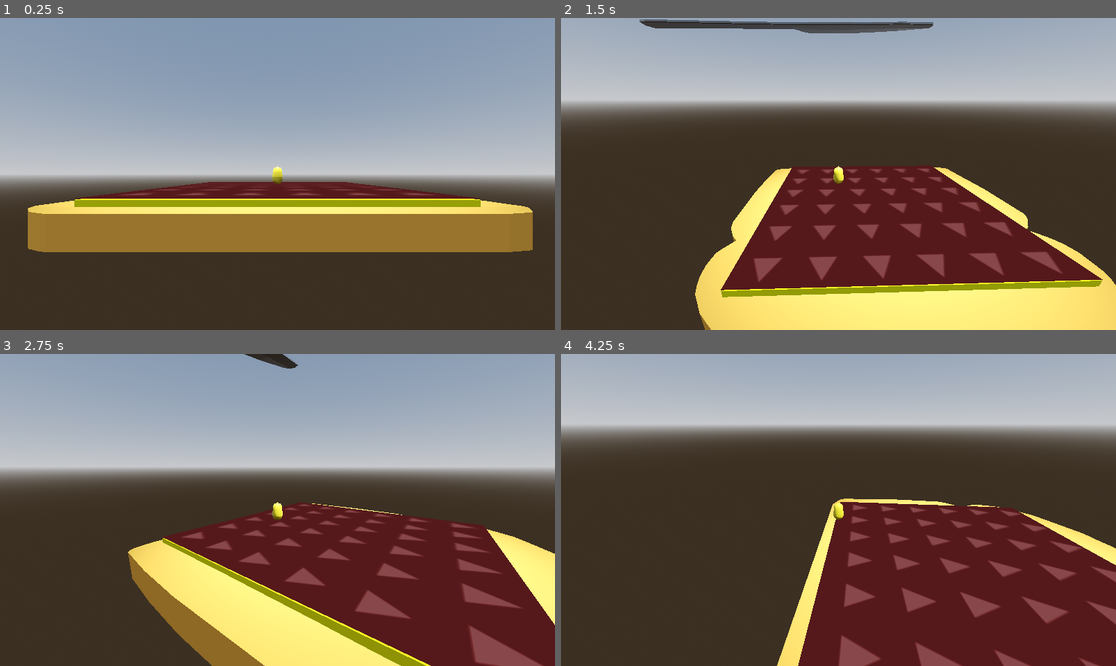
Above: before the commit, frames 1-4 (two rows, left to right).
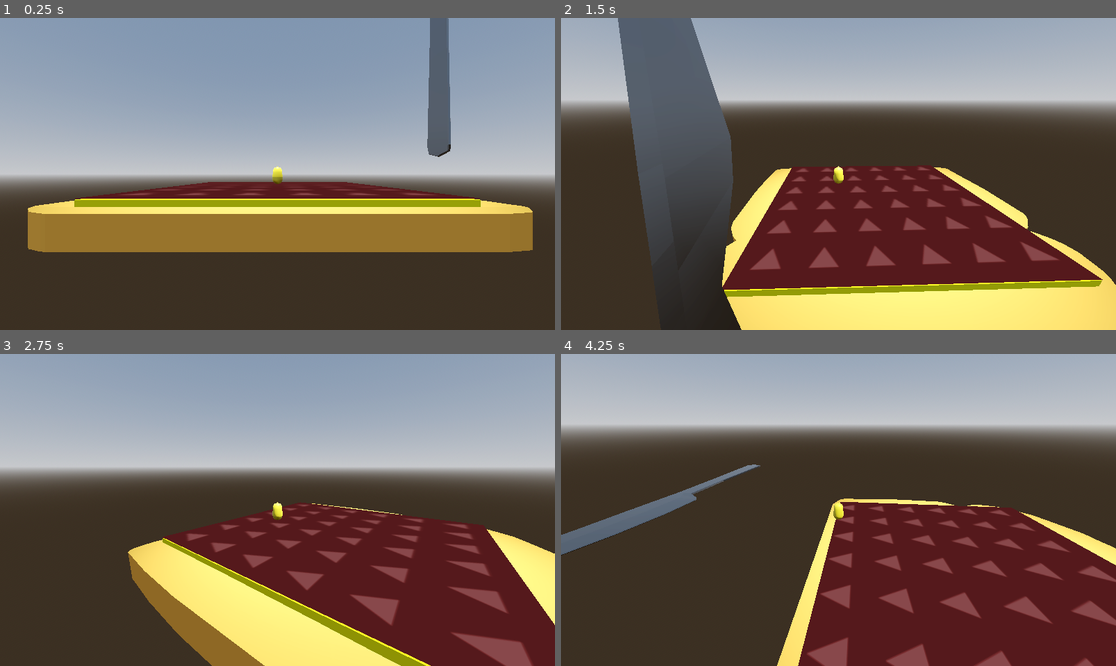
Above: after the commit, the same moments.

Repository: wolfthewizard/mages-breakfast
Game: Godot game, scene res://scenes/environments/level/level.tscn
Same seed, same stepped clock (60 frames per second), same inputs: the game is played once before the commit and once after it.
Inputs (mouse positions are in pixels of both pictures, inside the frame that each line leads up to):
- Up to frame 1 (0.25 s): no input
- Up to frame 2 (1.5 s): tap Enter at 0.5 s; move the mouse to (960, 158) at 0.52 s; hold D (right) 0.53-1.28 s; click (960, 158) at 0.67 s; tap Space (jump) at 0.77 s; move the mouse to (810, 174) at 1.27 s; hold W (up) from 1.28 s (still down)
- Up to frame 3 (2.75 s): keep holding W (up); tap Space (jump) at 1.52 s; move the mouse to (288, 503) at 2.02 s
- Up to frame 4 (4.25 s): keep holding W (up); move the mouse to (832, 516) at 2.77 s; tap Space (jump) at 3.02, 3.77 s; move the mouse to (877, 513) at 3.52 s

The runs differ from the first frame. In frame 1, 1.7% of the frame differs, in the area x 76-82%, y 0-45%; in frame 2, 15%, in the area x 10-91%, y 0-100%; in frame 3, 2.2%; in frame 4, 7.0%.

Commit message:
implemented attack sequence invoked by mage

Diff:
--- /dev/null
+++ b/Mage's Breakfast/patterns/event_bus/event_bus.gd
@@ -0,0 +1,4 @@
+extends Node
+
+
+signal attack_in_preparation(angle: float, prep_time: float)
--- a/Mage's Breakfast/project.godot
+++ b/Mage's Breakfast/project.godot
@@ -15,10 +15,15 @@
 config/features=PackedStringArray("4.2", "Forward Plus")
 config/icon="res://icon.svg"
 
+[autoload]
+
+EventBus="*res://patterns/event_bus/event_bus.gd"
+
 [file_customization]
 
 folder_colors={
 "res://assets/": "blue",
+"res://patterns/": "purple",
 "res://scenes/": "yellow",
 "res://scenes/entities/": "red",
 "res://scenes/environments/": "green"
--- /dev/null
+++ b/Mage's Breakfast/scenes/entities/butter_layer/butter_layer.gd
@@ -0,0 +1,24 @@
+class_name ButterLayer extends AnimatableBody3D
+
+
+@onready var top_center_point = $TopCenterPoint
+@onready var attack_overlay = $AttackOverlay
+
+const OVERLAY_FADE_IN_PART = 0.2
+const OVERLAY_PRESENT_PART = 0.6
+const OVERLAY_FADE_OUT_PART = 0.2
+const OVERLAY_MIN_TRANSPARENCY = 0.05
+
+var tween: Tween
+
+
+func _ready():
+	EventBus.attack_in_preparation.connect(_on_attack_in_preparation_emmited)
+
+
+func _on_attack_in_preparation_emmited(angle: float, prep_time: float):
+	print(prep_time)
+	attack_overlay.mesh.material.set_shader_parameter("angle", angle)
+	tween = create_tween()
+	tween.tween_property(attack_overlay, "transparency", OVERLAY_MIN_TRANSPARENCY, prep_time * OVERLAY_FADE_IN_PART)
+	tween.tween_property(attack_overlay, "transparency", 1.0, prep_time * OVERLAY_FADE_OUT_PART).set_delay(prep_time * OVERLAY_PRESENT_PART)
--- a/Mage's Breakfast/scenes/entities/butter_layer/butter_layer.tscn
+++ b/Mage's Breakfast/scenes/entities/butter_layer/butter_layer.tscn
@@ -1,6 +1,7 @@
-[gd_scene load_steps=8 format=3 uid="uid://dmnw75n7r16fy"]
+[gd_scene load_steps=9 format=3 uid="uid://dmnw75n7r16fy"]
 
 [ext_resource type="Shader" path="res://scenes/entities/butter_layer/attack_overlay.gdshader" id="1_4njvg"]
+[ext_resource type="Script" path="res://scenes/entities/butter_layer/butter_layer.gd" id="1_gouop"]
 [ext_resource type="Texture2D" uid="uid://kctedy4v8bac" path="res://assets/telegraph_arrow.png" id="2_6s0yj"]
 
 [sub_resource type="StandardMaterial3D" id="StandardMaterial3D_m7nhs"]
@@ -29,6 +30,7 @@
 [node name="ButterLayer" type="AnimatableBody3D"]
 collision_layer = 2
 collision_mask = 0
+script = ExtResource("1_gouop")
 
 [node name="ButterMesh" type="MeshInstance3D" parent="."]
 transform = Transform3D(1, 0, 0, 0, 1, 0, 0, 0, 1, 0, 0.00165316, 0)
@@ -41,3 +43,6 @@
 [node name="AttackOverlay" type="MeshInstance3D" parent="."]
 transparency = 1.0
 mesh = SubResource("PlaneMesh_nq7mb")
+
+[node name="TopCenterPoint" type="Node3D" parent="."]
+transform = Transform3D(1, 0, 0, 0, 1, 0, 0, 0, 1, 0, 0.007, 0)
--- a/Mage's Breakfast/scenes/entities/knife/knife.gd
+++ b/Mage's Breakfast/scenes/entities/knife/knife.gd
@@ -1,29 +1,27 @@
 class_name Knife extends Node3D
+
+
+signal attack_sequence_finished
 
 
 @export var player: CharacterBody3D
 @export var attack_preparation: float = 1
 @export var attack_delay: float = 0.2
-@export var attack_duration: float = 5
+@export var attack_duration: float = 2
 
 var tween: Tween
 
 
-func _ready():
-	mow_attack(Vector3(0, 0.1, 0.08), Vector3(0, 0.1, -0.08))
-
-
-func _physics_process(_delta):
-	pass
-
-
 func mow_attack(from: Vector3, to: Vector3):
 	var original_position = global_position
-	tween = create_tween().set_trans(Tween.TRANS_CUBIC).set_parallel(true)
+	var original_basis = basis
+	tween = create_tween().set_trans(Tween.TRANS_CUBIC)
 	tween.tween_property(self, "global_position", from, attack_preparation)
-	tween.tween_property(self, "basis", Basis.looking_at(to - from, Vector3.UP), attack_preparation).set_delay(attack_delay)
-	tween.chain().tween_property(self, "global_position", to, attack_duration)
-	tween.chain().tween_property(self, "global_position", original_position, attack_preparation)
+	tween.parallel().tween_property(self, "basis", Basis.looking_at(to - from, Vector3.UP), attack_preparation).set_delay(attack_delay)
+	tween.tween_property(self, "global_position", to, attack_duration)
+	tween.tween_property(self, "global_position", original_position, attack_preparation)
+	tween.parallel().tween_property(self, "basis", original_basis, attack_preparation)
+	tween.tween_callback(func(): attack_sequence_finished.emit())
 
 
 func _on_killbox_body_entered(body):
--- /dev/null
+++ b/Mage's Breakfast/scenes/entities/mage/mage.gd
@@ -0,0 +1,23 @@
+class_name Mage extends Node3D
+
+
+@export var knife: Knife
+@export var butter_layer: ButterLayer
+@export var mow_attack_distance: float = 0.15
+
+@onready var attack_timer: Timer = $AttackTimer
+
+
+func prepare_mow():
+	var source = Vector3(0, 0.01, mow_attack_distance).rotated(Vector3.UP, randf_range(0, TAU))
+	var dest = Vector3(-source.x, source.y, -source.z)
+	knife.mow_attack(source, dest)
+	var angle = Vector3.FORWARD.signed_angle_to(source.direction_to(dest), Vector3.UP)
+	EventBus.attack_in_preparation.emit(angle, knife.attack_preparation + knife.attack_delay + knife.attack_duration)
+
+func _on_attack_timer_timeout():
+	prepare_mow()
+
+
+func _on_knife_attack_sequence_finished():
+	attack_timer.start()
--- /dev/null
+++ b/Mage's Breakfast/scenes/entities/mage/mage.tscn
@@ -0,0 +1,12 @@
+[gd_scene load_steps=2 format=3 uid="uid://d1imseaepoh2n"]
+
+[ext_resource type="Script" path="res://scenes/entities/mage/mage.gd" id="1_6fd7h"]
+
+[node name="Mage" type="Node3D"]
+script = ExtResource("1_6fd7h")
+
+[node name="AttackTimer" type="Timer" parent="."]
+one_shot = true
+autostart = true
+
+[connection signal="timeout" from="AttackTimer" to="." method="_on_attack_timer_timeout"]
--- a/Mage's Breakfast/scenes/environments/level/level.tscn
+++ b/Mage's Breakfast/scenes/environments/level/level.tscn
@@ -1,8 +1,9 @@
-[gd_scene load_steps=7 format=3 uid="uid://22fg3ja4i2yc"]
+[gd_scene load_steps=8 format=3 uid="uid://22fg3ja4i2yc"]
 
 [ext_resource type="PackedScene" uid="uid://1xos702r1o27" path="res://scenes/entities/player/player.tscn" id="1_e26tj"]
 [ext_resource type="PackedScene" uid="uid://dg4yecaox8lhp" path="res://scenes/entities/toast/toast.tscn" id="2_sqals"]
 [ext_resource type="PackedScene" uid="uid://dt1gk0r2prpa3" path="res://scenes/entities/knife/knife.tscn" id="3_6ucxa"]
+[ext_resource type="PackedScene" uid="uid://d1imseaepoh2n" path="res://scenes/entities/mage/mage.tscn" id="4_5tvat"]
 
 [sub_resource type="ProceduralSkyMaterial" id="ProceduralSkyMaterial_u7etj"]
 sky_horizon_color = Color(0.64625, 0.65575, 0.67075, 1)
@@ -44,5 +45,10 @@
 [node name="Toast" parent="." instance=ExtResource("2_sqals")]
 
 [node name="Knife" parent="." node_paths=PackedStringArray("player") instance=ExtResource("3_6ucxa")]
-transform = Transform3D(1, 0, 0, 0, 1, 0, 0, 0, 1, 0.08, 0.1, 0)
+transform = Transform3D(-4.37114e-08, 1, 0, -1, -4.37114e-08, 0, 0, 0, 1, 0.08, 0.168986, 0)
 player = NodePath("../Player")
+
+[node name="Mage" parent="." node_paths=PackedStringArray("knife") instance=ExtResource("4_5tvat")]
+knife = NodePath("../Knife")
+
+[connection signal="attack_sequence_finished" from="Knife" to="Mage" method="_on_knife_attack_sequence_finished"]
